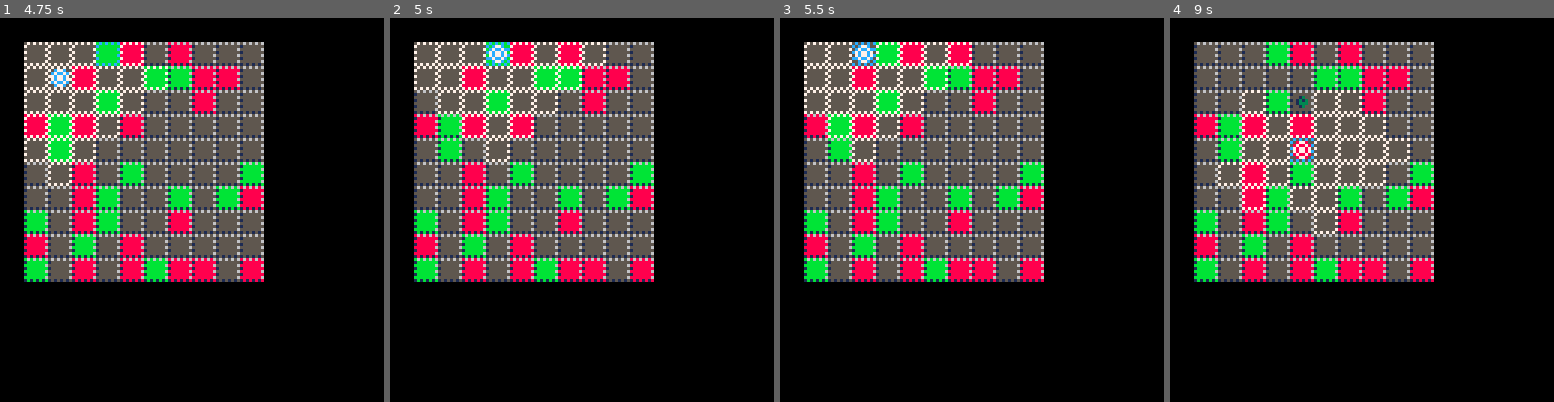
Above: before the commit, frames 1-4 (left to right).
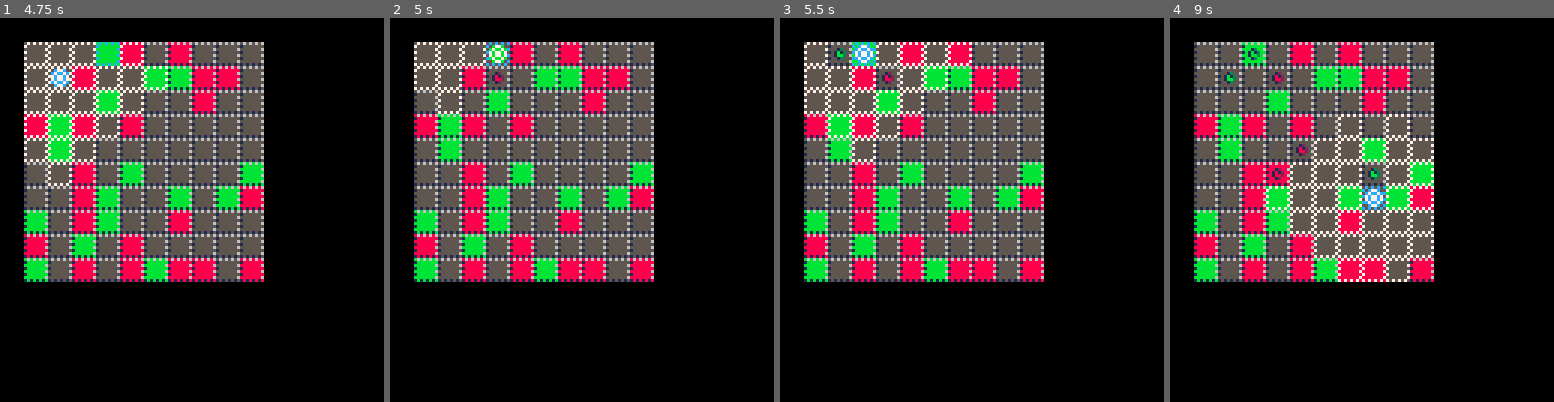
Above: after the commit, the same moments.

Repository: jcwilk/dv_prototype
Game: PICO-8 cartridge divproto.p8
Same seed, same stepped clock (60 frames per second), same inputs: the game is played once before the commit and once after it.
Inputs:
- Up to frame 1 (4.75 s): tap O (Z key) at 0.7, 1.7, 2.1, 2.5, 2.9, 3.3, 3.7, 4.1, 4.5 s; hold Right 1.6-2.1 s; hold Up 2.15-2.42 s; hold Right 2.47-3.03 s; hold Left 3.08-3.58 s; hold Down 3.63-3.97 s; hold Right 4.02-4.68 s; hold Up from 4.73 s (still down)
- Up to frame 2 (5 s): keep holding Up; tap O (Z key) at 4.9 s
- Up to frame 3 (5.5 s): release Up at 5.03 s; hold Left from 5.08 s (still down); tap O (Z key) at 5.3 s
- Up to frame 4 (9 s): release Left at 5.68 s; tap O (Z key) every 0.4 s from 5.7 to 8.9 s; hold Down 5.73-6.03 s; hold Right 6.08-6.58 s; hold Right 6.63-7.13 s; hold Up 7.18-7.45 s; hold Right 7.5-8.07 s; hold Left 8.12-8.62 s; hold Down from 8.67 s (still down)

Frame 1 is identical in both runs. In frame 2, 1.7% of the frame differs, in the area x 18-57%, y 6-38%; in frame 3, 0.7%; in frame 4, 5.5%, in the area x 12-69%, y 6-69%.

Commit message:
Make pickup automatic and better mob colors

Diff:
--- a/divproto.p8
+++ b/divproto.p8
@@ -212,6 +212,7 @@
  else
   player.x=selected_move[1]
   player.y=selected_move[2]
+  exchange_color()
  end
  highlight_moves()
  select_player_tile()
@@ -380,9 +381,10 @@
   foreach(mobs.all,function(mob)
    pal()
    if mob.col == 11 then
-    pal(11,3)
+    //pal(11,3)
    else
-    pal(11,2)
+    pal(11,8)
+    pal(3,2)
    end
    spr(3,mob.x*8,mob.y*8)
   end)
@@ -420,10 +422,10 @@
 __gfx__
 00000000565656560000000000000000000000000000000000000000000000000000000000000000000000000000000000000000000000000000000000000000
 000000001555555500c77c0000000000000000000000000000000000000000000000000000000000000000000000000000000000000000000000000000000000
-00700700555555560c7cc7c00001b000000000000000000000000000000000000000000000000000000000000000000000000000000000000000000000000000
-000770001555555507c77c70001b1b00000000000000000000000000000000000000000000000000000000000000000000000000000000000000000000000000
-000770005555555607c77c70001bbb00000000000000000000000000000000000000000000000000000000000000000000000000000000000000000000000000
-00700700155555550c7cc7c00001b000000000000000000000000000000000000000000000000000000000000000000000000000000000000000000000000000
+00700700555555560c7cc7c000013000000000000000000000000000000000000000000000000000000000000000000000000000000000000000000000000000
+000770001555555507c77c70001b1300000000000000000000000000000000000000000000000000000000000000000000000000000000000000000000000000
+000770005555555607c77c70001bb300000000000000000000000000000000000000000000000000000000000000000000000000000000000000000000000000
+00700700155555550c7cc7c000013000000000000000000000000000000000000000000000000000000000000000000000000000000000000000000000000000
 000000005555555600c77c0000000000000000000000000000000000000000000000000000000000000000000000000000000000000000000000000000000000
 00000000151515150000000000000000000000000000000000000000000000000000000000000000000000000000000000000000000000000000000000000000
 
Not shown, changed: index.js
